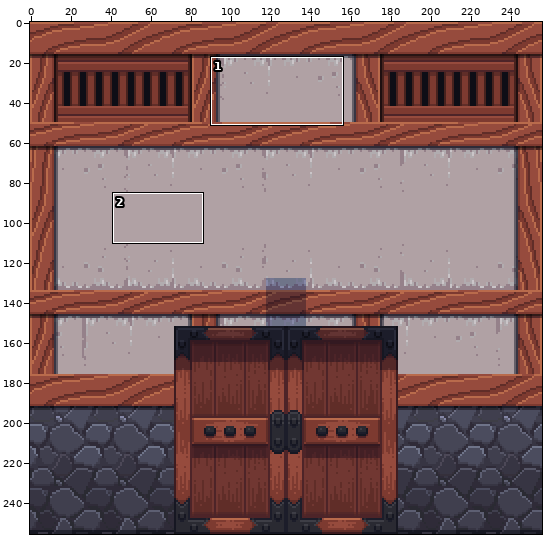
Sprite sheet: res/World/World01/Front.png. The first picture is a wide view before the edit; the outline marks the close-up.
Close-up. Before the commit:
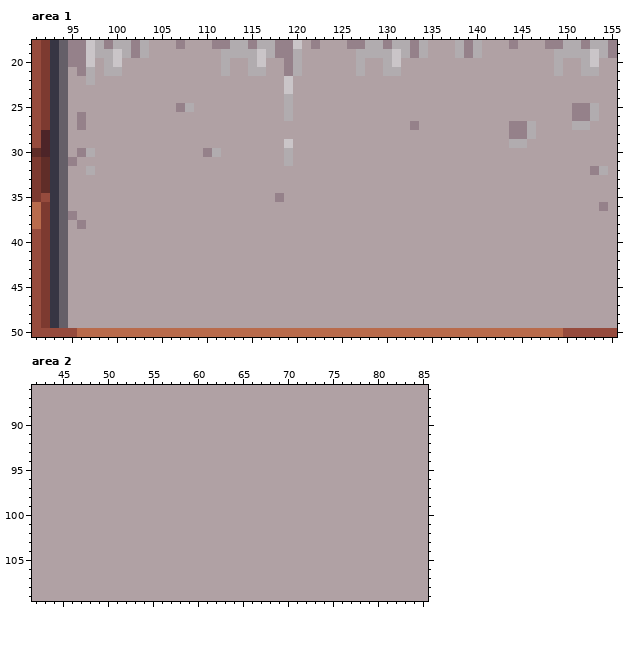
The file is 256x256 pixels. Colours within 5 levels of each other are drawn and written as one. Shown: area 1: x 91..155, y 18..50; area 2: x 42..85, y 86..109. The commit also changed other parts of the picture, which this record leaves out.
And afterwards:
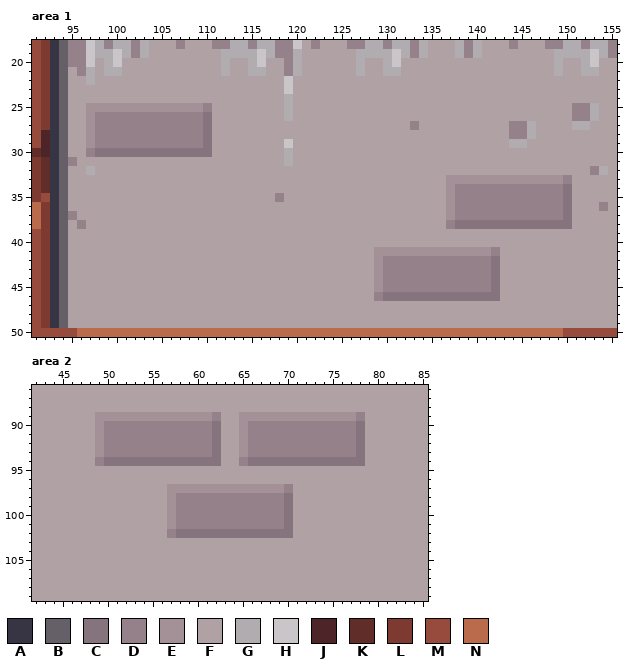
Palette (. is transparent): A #373543  B #655f68  C #85737d  D #95818a  E #a39197  F #b0a1a4  G #b1acaf  H #cac5c8  J #4d2428  K #602d28  L #7d3a30  M #964b3d  N #b96b4c
Change:
Area 1:
y 25: x 97..110 FFFFFFFFFFDGFF -> EEEEEEEEEEEEED
y 26..27: x 96..110 DFFFFFFFFFFFFFF -> FEDDDDDDDDDDDDC
y 28..29: x 97..110 FFFFFFFFFFFFFF -> EDDDDDDDDDDDDC
y 30: x 96..111 DGFFFFFFFFFFFFDG -> FDCCCCCCCCCCCCCF
y 33: x 137..150 FFFFFFFFFFFFFF -> EEEEEEEEEEEEED
y 34..37: x 137..150 FFFFFFFFFFFFFF -> EDDDDDDDDDDDDC
y 38: x 137..150 FFFFFFFFFFFFFF -> DCCCCCCCCCCCCC
y 41: x 129..142 FFFFFFFFFFFFFF -> EEEEEEEEEEEEED
y 42..45: x 129..142 FFFFFFFFFFFFFF -> EDDDDDDDDDDDDC
y 46: x 129..142 FFFFFFFFFFFFFF -> DCCCCCCCCCCCCC
Area 2:
y 89: x 49..62 FFFFFFFFFFFFFF -> EEEEEEEEEEEEED; x 65..78 FFFFFFFFFFFFFF -> EEEEEEEEEEEEED
y 90..93: x 49..62 FFFFFFFFFFFFFF -> EDDDDDDDDDDDDC; x 65..78 FFFFFFFFFFFFFF -> EDDDDDDDDDDDDC
y 94: x 49..62 FFFFFFFFFFFFFF -> DCCCCCCCCCCCCC; x 65..78 FFFFFFFFFFFFFF -> DCCCCCCCCCCCCC
y 97: x 57..70 FFFFFFFFFFFFFF -> EEEEEEEEEEEEED
y 98..101: x 57..70 FFFFFFFFFFFFFF -> EDDDDDDDDDDDDC
y 102: x 57..70 FFFFFFFFFFFFFF -> DCCCCCCCCCCCCC
Where, in picture pixels (left, top, right, bottom), the same in both close-ups:
changed: (77, 103, 221, 157)
changed: (374, 175, 572, 301)
changed: (95, 412, 365, 538)
